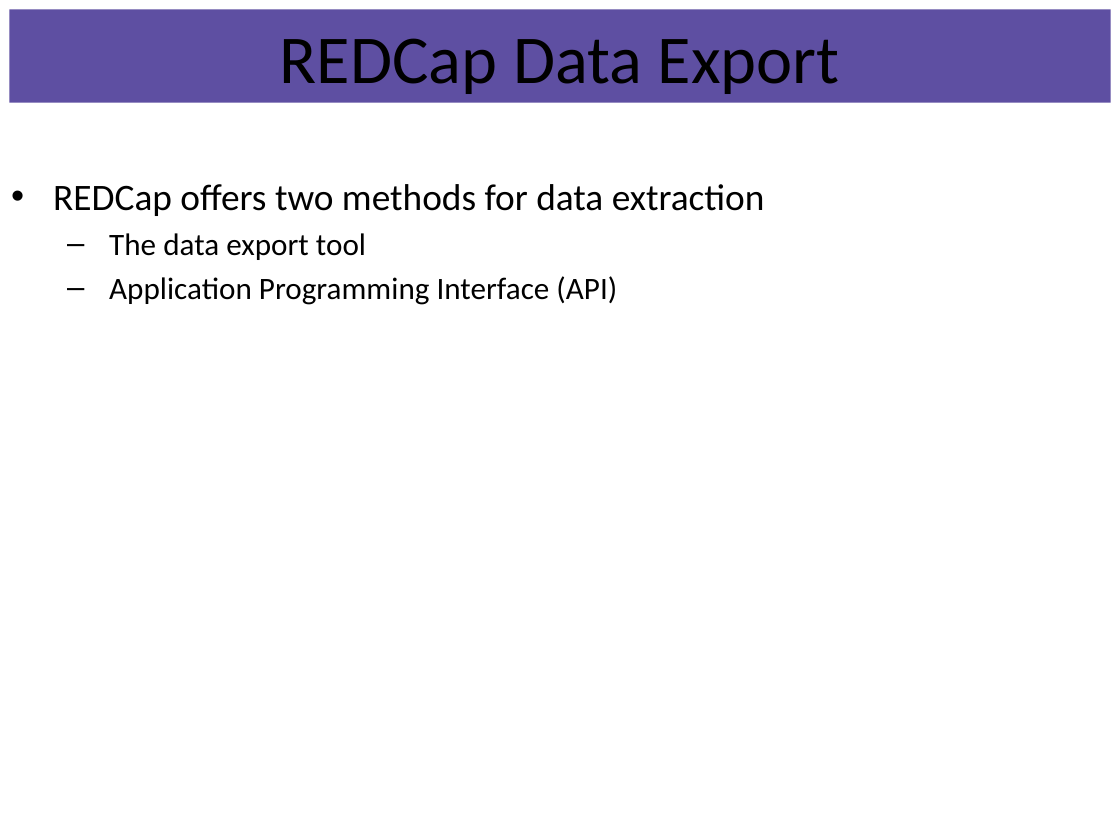
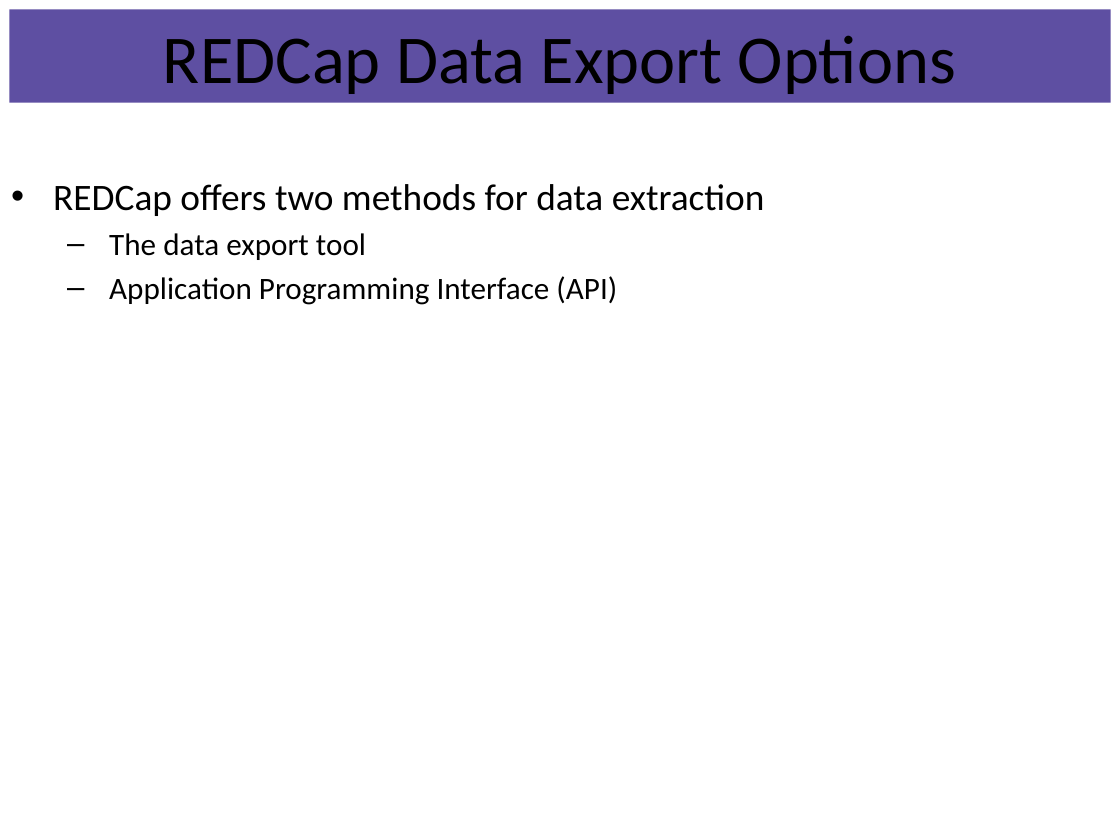
Before and after one commit to OuhscBbmc/RedcapExamplesAndPatterns, a slide deck: slide 7 of Publications/Presentation2014-04-07-MIECHV Paper Discussion/REDCapR.pptx. Drawn at 1120x840 pixels with LibreOffice and Linux fonts; fonts in the diff are those of the drawing. Boxes give left, top, right and bottom in pixels: in the first picture for what was removed or moved away, otherwise in the second. Text is boxed around its words. In the diff, an @@ line names an element or a change of style, - is before the commit and + after.

```diff
--- a/Publications/Presentation2014-04-07-MIECHV Paper Discussion/REDCapR.pptx
+++ b/Publications/Presentation2014-04-07-MIECHV Paper Discussion/REDCapR.pptx
@@ title at [163, 35, 956, 94]: text changed @@
-REDCap Data Export
+REDCap Data Export Options
```
Also in this commit, not shown: 15 other slides changed, 3 slides added.
